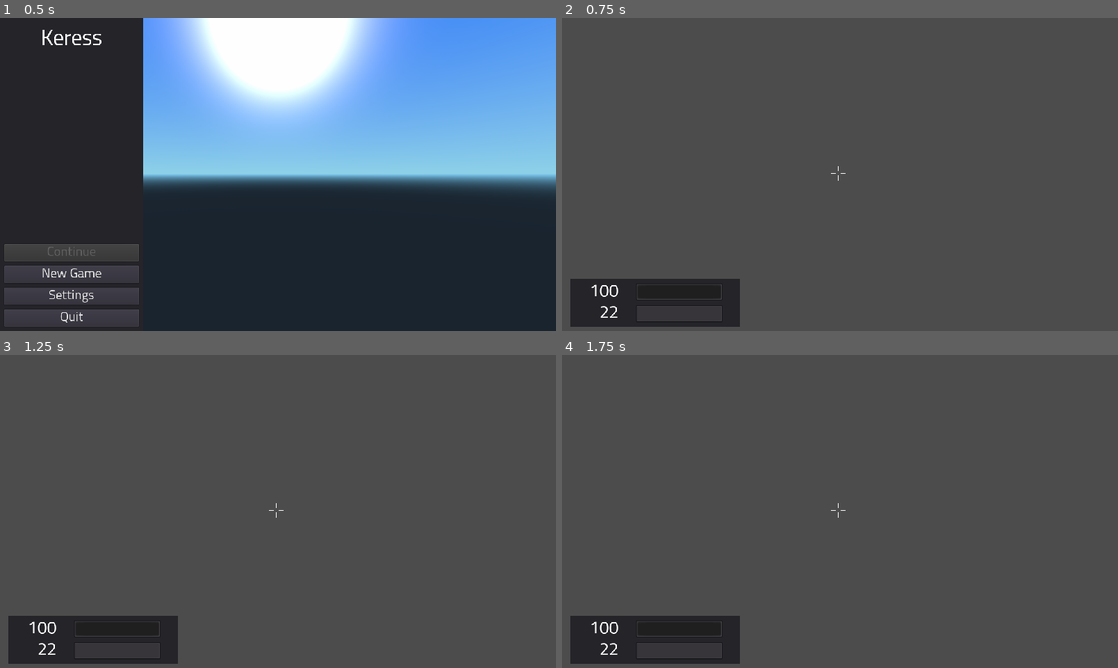
Above: before the commit, frames 1-4 (two rows, left to right).
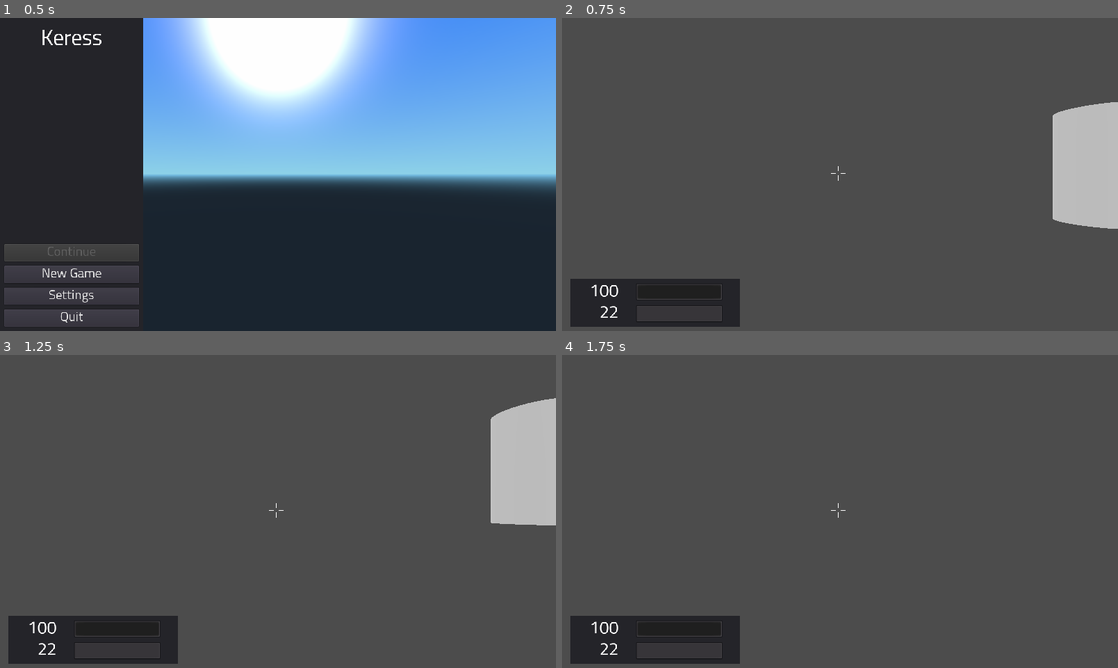
Above: after the commit, the same moments.

Repository: duckinator/keress
Game: Godot game, scene res://menus/Main_Menu.tscn
Same seed, same stepped clock (60 frames per second), same inputs: the game is played once before the commit and once after it.
Inputs (mouse positions are in pixels of both pictures, inside the frame that each line leads up to):
- Up to frame 1 (0.5 s): no input
- Up to frame 2 (0.75 s): click "New Game" at 0.5 s
- Up to frame 3 (1.25 s): no input
- Up to frame 4 (1.75 s): move the mouse to (867, 511) at 1.27 s; press the mouse at (867, 511) at 1.28 s; hold W (movement_forward) from 1.28 s (still down); tap Space (movement_jump) at 1.52 s

Frame 1 is identical in both runs. In frame 2, 4.5% of the frame differs, in the area x 88-100%, y 26-68%; in frame 3, 4.5%, in the area x 88-100%, y 13-55%; in frame 4, nothing differs.

Commit message:
?!?!?!?! :3

Diff:
--- a/src/environment/door/Door.tscn
+++ b/src/environment/door/Door.tscn
@@ -61,7 +61,7 @@
 
 points = PoolVector3Array( -0.125, 0.125, 0.125, 0.125, 0.125, -0.125, 0.125, 0.125, 0.125, -0.125, 0.125, -0.125, -0.1 …(448 unchanged characters)…
 
-[node name="Door" type="Spatial" index="0"]
+[node name="Door" type="Spatial"]
 
 transform = Transform( 1, 0, 0, 0, 1, 0, 0, 0, 1, 0, 4.1, 0 )
 script = ExtResource( 1 )
--- a/src/levels/ProgrammaticLevel.gd
+++ b/src/levels/ProgrammaticLevel.gd
@@ -12,6 +12,8 @@
 var next_entry_line = null
 var next_entry_line_offset = null
 
+var second_or_later_level = false
+
 var current_level
 var next_level
 
@@ -24,10 +26,9 @@
 	current_grids = data["grids"]
 	$Player.global_translate(data["start"])
 	add_entry_door()
+	second_or_later_level = true
 
 	Globals.in_game = true
-
-	#current_mobs.append(Globals.spawn_scene("enemies/placeholder/Placeholder_Enemy", Vector3(10, 3, 10)))
 
 func _process(delta):
 	if Globals.reload_level:
@@ -135,11 +136,17 @@
 	for door in doors_dict:
 		doors.append(add_door(door))
 
+	var mobs = [
+		Globals.spawn_scene("enemies/placeholder/Placeholder_Enemy", Vector3(10, 3, 10))
+	]
+	for mob in mobs:
+		add_child(mob)
+
 	return {
 		"doors": doors,
 		"grids": grids,
 		"light": light,
-		"mobs": [], # TODO: Actually spawn mobs.
+		"mobs": mobs,
 		"start": start,
 	}
 
@@ -225,11 +232,11 @@
 			light = float(parts[1])
 			to_remove.append(line)
 		if parts[0] == "door" or parts[0] == "entry":
-			if parts[0] == "entry" and offset != null:
-				# If offset is null, this is the first level, so this isn't
-				# handled elsewhere.
+			if parts[0] == "entry" and second_or_later_level:
+				# If this isn't the first level loaded, don't add an entry
+				# door, since it'll overlap with the last exit door.
 				continue
-			doors.append(parse_door(parts[1], offset))
+			doors.append(parse_door(parts[1], offset, parts[0] == "entry"))
 
 	for line in to_remove:
 		var idx = Array(lines).find(line)
@@ -264,13 +271,17 @@
 			result += line + "\n"
 	return result
 
-func parse_door(line, offset):
+func parse_door(line, offset, entry_door=false):
 	# default values
 	var door = {
 		"exit": false,
 		"locked": false,
 		"rotation": 0,
+		"entry": entry_door,
 	}
+
+	if entry_door:
+		door["locked"] = true
 
 	var parts = strip_all(line.split(";"))
 	door["position"] = str2vec3(parts[0])
@@ -342,8 +353,7 @@
 		return
 	print(next_entry_line)
 	print(next_entry_line_offset)
-	var door = add_door(parse_door(next_entry_line, next_entry_line_offset))
-	door.locked = true
+	var door = add_door(parse_door(next_entry_line, next_entry_line_offset, true))
 	current_doors.append(door)
 	add_child(door)
 
--- a/src/menus/Main_Menu.gd
+++ b/src/menus/Main_Menu.gd
@@ -24,6 +24,8 @@
 	$Panels/Settings/CheckButton_Fullscreen.pressed = Settings.fetch("fullscreen", false)
 	$Panels/Settings/CheckButton_Debug.pressed = Settings.fetch("debug", false)
 
+	$Panels/Start/Button_Continue.disabled = not Settings.fetch("has_played")
+
 	load_settings()
 
 	Input.set_mouse_mode(Input.MOUSE_MODE_VISIBLE)
@@ -36,10 +38,12 @@
 
 func game_continue():
 	panel_select("none")
-	print("game continue")
+	Globals.load_new_scene("res://levels/ProgrammaticLevel.tscn")
 
 func game_new():
 	panel_select("none")
+	Settings.store("has_played", true)
+	Settings.store("current_level", 1)
 	Globals.load_new_scene("res://levels/ProgrammaticLevel.tscn")
 
 # REQUIREMENT: There should be no panel named "none".
--- a/src/menus/Main_Menu.tscn
+++ b/src/menus/Main_Menu.tscn
@@ -91,7 +91,7 @@
 font_data = ExtResource( 2 )
 _sections_unfolded = [ "Font", "Settings" ]
 
-[node name="Main_Menu" type="Control"]
+[node name="Main_Menu" type="Control" index="0"]
 
 anchor_left = 0.0
 anchor_top = 0.0
@@ -197,7 +197,6 @@
 size_flags_horizontal = 1
 size_flags_vertical = 1
 custom_fonts/font = SubResource( 2 )
-disabled = true
 toggle_mode = false
 enabled_focus_mode = 2
 shortcut = null
